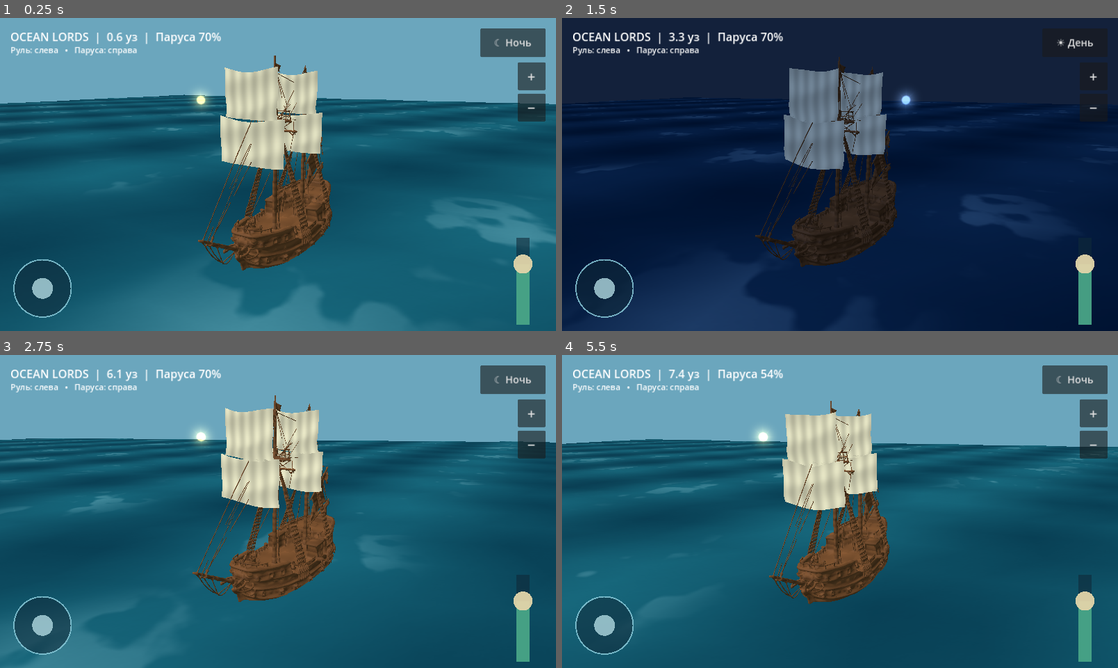
Above: before the commit, frames 1-4 (two rows, left to right).
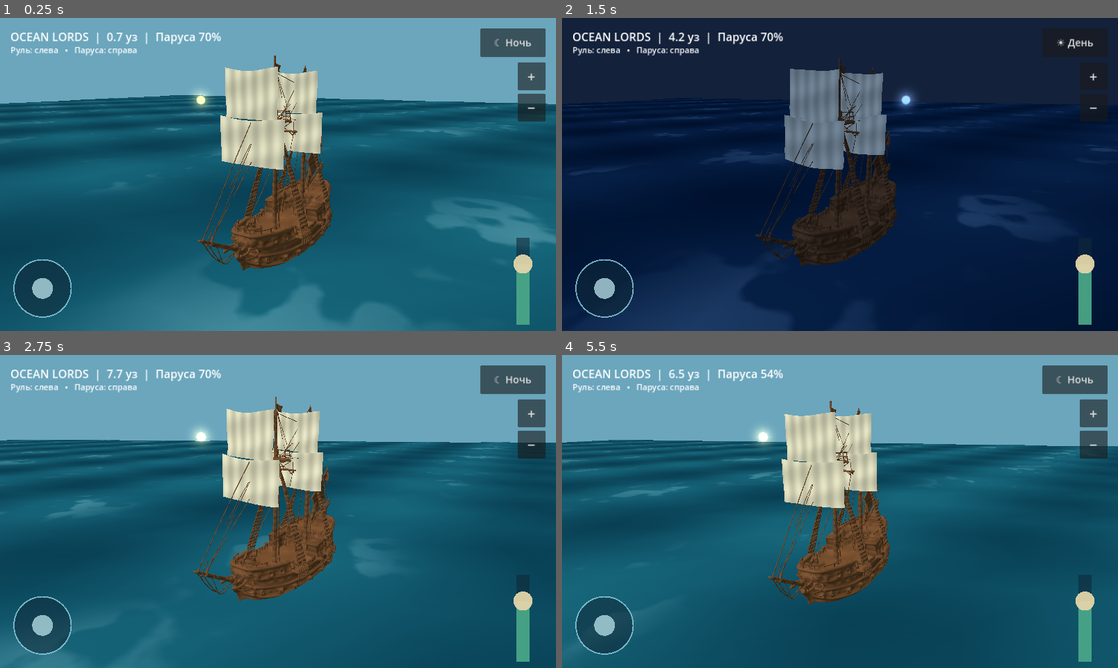
Above: after the commit, the same moments.

Repository: maillunex-lang/ocean-lords-online
Game: Godot game, scene res://scenes/main.tscn
The game is run twice, just before and just after one commit, with the same random seed, the same clock (stepped at 60 frames per second) and the same inputs.
Inputs (mouse positions are in pixels of both pictures, inside the frame that each line leads up to):
- Up to frame 1 (0.25 s): no input
- Up to frame 2 (1.5 s): tap Enter at 0.5 s; move the mouse to (962, 158) at 0.52 s; hold Right (ui_right) 0.53-1.25 s; tap N at 0.6 s; click (962, 158) at 0.67 s; drag from (728, 190) to (812, 237) at 1.27 s
- Up to frame 3 (2.75 s): move the mouse to (333, 442) at 2.02 s; hold Right (ui_right) from 2.03 s (still down); tap N at 2.1 s
- Up to frame 4 (5.5 s): release Right (ui_right) at 2.75 s; drag from (812, 574) to (673, 464) at 2.77 s; move the mouse to (1006, 558) at 3.52 s; hold Left (ui_left) 3.53-4.25 s; tap N at 3.6, 5.1 s; drag from (673, 464) to (756, 433) at 4.27 s; move the mouse to (867, 511) at 5.02 s; hold Down (ui_down) from 5.03 s (still down); click (867, 511) at 5.17 s

The runs differ from the first frame. In frame 1, 0.2% of the frame differs, in the area x 1-99%, y 4-81%; in frame 2, 0.7%; in frame 3, 3.2%, in the area x 0-99%, y 4-100%; in frame 4, 2.0%.

Commit message:
fix: sail slider changes propulsion and reefing slows ship

Diff:
--- a/scripts/main.gd
+++ b/scripts/main.gd
@@ -51,7 +51,8 @@
 var current_heel: float = 0.0
 
 const MAX_SPEED := 12.0
-const ACCEL := 2.2
+const ACCEL := 3.5
+const SAIL_BRAKE := 9.0
 const TURN_RATE := 0.65
 
 func _ready() -> void:
@@ -192,7 +193,7 @@
 	sail_material = ShaderMaterial.new()
 	sail_material.shader = SAIL_SHADER
 	sail_material.set_shader_parameter("wind_direction", wind_direction)
-	sail_material.set_shader_parameter("wind_strength", wind_strength)
+	sail_material.set_shader_parameter("wind_strength", wind_strength * throttle)
 	for mast_z in [-3.0, 5.0]:
 		for height in [11.0, 15.0]:
 			var cloth := MeshInstance3D.new()
@@ -398,13 +399,16 @@
 	turn_input = move_toward(turn_input, steer, delta * 2.5)
 	var sail_change := Input.get_axis("ui_down", "ui_up")
 	throttle = clampf(throttle + sail_change * delta * 0.35, 0.0, 1.0)
+	# The right-hand sail control changes actual thrust, not just a HUD value.
+	# Reefing to zero rapidly bleeds speed; deploying sail accelerates gradually.
 	var target_speed := throttle * MAX_SPEED
-	speed = move_toward(speed, target_speed, ACCEL * delta)
+	var response := ACCEL * (0.35 + throttle * 0.65) if speed < target_speed else SAIL_BRAKE
+	speed = move_toward(speed, target_speed, response * delta)
 	ship.rotate_y(-turn_input * TURN_RATE * delta * (0.35 + speed / MAX_SPEED * 0.65))
 	ship.translate_object_local(Vector3(0, 0, -speed * delta))
 	ocean_time += delta
 	wind_strength = 0.8 + 0.18 * sin(ocean_time * 0.27)
-	sail_material.set_shader_parameter("wind_strength", wind_strength)
+	sail_material.set_shader_parameter("wind_strength", wind_strength * throttle)
 	_update_ship_buoyancy(delta)
 	hud.text = "OCEAN LORDS  |  %.1f уз  |  Паруса %d%%" % [speed, roundi(throttle * 100)]
 	_update_camera(delta)
--- /dev/null
+++ b/tests/test_sail_throttle.gd
@@ -0,0 +1,20 @@
+extends SceneTree
+func _initialize() -> void:
+	call_deferred("_run")
+func _run() -> void:
+	var scene = load("res://scenes/main.tscn").instantiate()
+	root.add_child(scene)
+	await process_frame
+	scene.speed = 10.0
+	scene._on_sails_changed(0.0)
+	assert(scene.throttle == 0.0)
+	for i in range(60):
+		scene._physics_process(1.0 / 60.0)
+	assert(scene.speed < 2.0, "Sails at zero should slow ship in one second")
+	var stopped: float = scene.speed
+	scene._on_sails_changed(1.0)
+	for i in range(60):
+		scene._physics_process(1.0 / 60.0)
+	assert(scene.speed > stopped + 2.5, "Sails at full should accelerate ship")
+	print("SAIL_THROTTLE_PASS: reef and accelerate affect actual ship speed")
+	quit()
